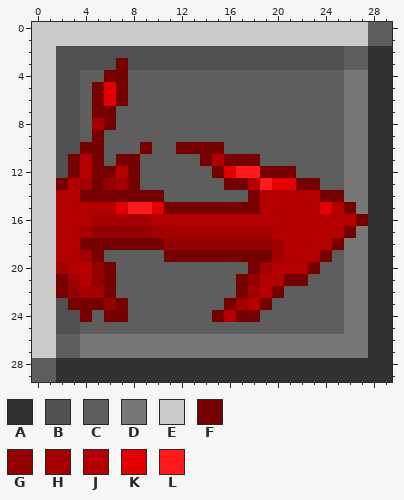
File history of a pixel-art sprite, Content/UI/CursedTechniqueMenu/Vessel/c2.png. That is the earlier state.
The file is 30x30 pixels. Colours within 5 levels of each other are drawn and written as one.
Palette (. is transparent): A #323232  B #505050  C #5e5e5e  D #777777  E #cbcbcb  F #740000  G #940101  H #a50000  J #b40000  K #e20000  L #ff1b1b
Pixels before, first column x 0:
 0 EEEEEEEEEEEEEEEEEEEEEEEEEEEECC
 1 EEEEEEEEEEEEEEEEEEEEEEEEEEEECC
 2 EEBBBBBBBBBBBBBBBBBBBBBBBBCCAA
 3 EEBBBBBFBBBBBBBBBBBBBBBBBBCCAA
 4 EEBBCCFFCCCCCCCCCCCCCCCCCCDDAA
 5 EEBBCFKFCCCCCCCCCCCCCCCCCCDDAA
 6 EEBBCFKFCCCCCCCCCCCCCCCCCCDDAA
 7 EEBBCFFCCCCCCCCCCCCCCCCCCCDDAA
 8 EEBBCHFCCCCCCCCCCCCCCCCCCCDDAA
 9 EEBBCFCCCCCCCCCCCCCCCCCCCCDDAA
10 EEBBFFCCCFCCFFFFCCCCCCCCCCDDAA
11 EEBFJFCFFCCCCCFJFFFCCCCCCCDDAA
12 EEBFJFFJFCCCCCCFKLLFFFCCCCDDAA
13 EEFJHFGHFCCCCCCCFFJLKKFFCCDDAA
14 EEJJFFFFFFFCCCCCCCFJJJJJFFDDAA
15 EEJJJJJKLLKFFFFFFFFJJJJJKJFDAA
16 EEJJJHHHHHJJJJJJJJJJJJJJJJJFAA
17 EEJJHGGGGGHHHHHHHHHHJJJJJJFDAA
18 EEJJFFFFFFFGGGGGGGGGHJJJJFDDAA
19 EEJJHFCCCCCFFFFFFFFFHJJJFCDDAA
20 EEHJJGFCCCCCCCCCCCFHJJJFCCDDAA
21 EEFHJGFCCCCCCCCCCFGJJFFCCCDDAA
22 EEFGHHFCCCCCCCCCCFHJFCCCCCDDAA
23 EEBFFFGFCCCCCCCCFHJFCCCCCCDDAA
24 EEBBFCFFCCCCCCCFJFFCCCCCCCDDAA
25 EEBBCCCCCCCCCCCCCCCCCCCCCCDDAA
26 EECCDDDDDDDDDDDDDDDDDDDDDDDDAA
27 EECCDDDDDDDDDDDDDDDDDDDDDDDDAA
28 CCAAAAAAAAAAAAAAAAAAAAAAAAAAAA
29 CCAAAAAAAAAAAAAAAAAAAAAAAAAAAA
After the commit:
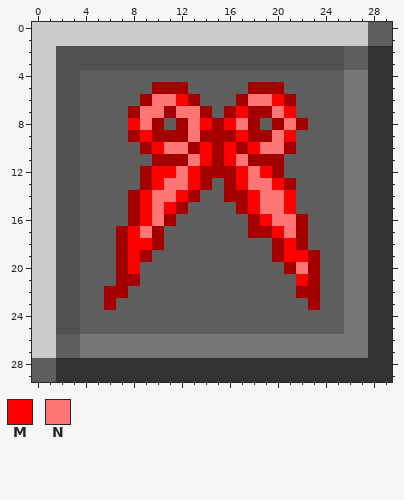
Colours new in this view: M #ff0000  N #ff7676
From old to new:
{"y":3,"x":7,"old":"F","new":"B"}
{"y":4,"x":6,"old":"FF","new":"CC"}
{"y":5,"x":5,"old":"FKF","new":"CCC"}
{"y":5,"x":10,"old":"CCC","new":"HHH"}
{"y":5,"x":18,"old":"CCC","new":"HHH"}
{"y":6,"x":5,"old":"FKF","new":"CCC"}
{"y":6,"x":9,"old":"CCCCC","new":"HNNMH"}
{"y":6,"x":17,"old":"CCCCC","new":"HNNMH"}
{"y":7,"x":5,"old":"FF","new":"CC"}
{"y":7,"x":8,"old":"CCCCCCC","new":"HNNHNNH"}
{"y":7,"x":16,"old":"CCCCCC","new":"HMHHNM"}
{"y":8,"x":5,"old":"HF","new":"CC"}
{"y":8,"x":8,"old":"CCC","new":"MNH"}
{"y":8,"x":12,"old":"CCCCCCC","new":"HNMHMNH"}
{"y":8,"x":20,"old":"CCC","new":"HNH"}
{"y":9,"x":5,"old":"F","new":"C"}
{"y":9,"x":8,"old":"CCCCCCCCCCCCCC","new":"HMHHHNHHHMHHNM"}
{"y":10,"x":4,"old":"FF","new":"CC"}
{"y":10,"x":9,"old":"FCCFFFFCCCCCC","new":"HMNNHMHMHMNNH"}
{"y":11,"x":3,"old":"FJF","new":"BCC"}
{"y":11,"x":7,"old":"FF","new":"CC"}
{"y":11,"x":10,"old":"CCCCFJFFFCC","new":"HHHNMHMNHHH"}
{"y":12,"x":3,"old":"FJFFJFCCCCCCFKLLFFF","new":"BCCCCCHMMNMHHHMNMHC"}
{"y":13,"x":2,"old":"FJHFGHFCCCCCC","new":"BBCCCCCHMNNMH"}
{"y":13,"x":16,"old":"FFJLKKFF","new":"HMNNMHCC"}
{"y":14,"x":2,"old":"JJFFFFFFFCCC","new":"BBCCCCHMNNMH"}
{"y":14,"x":16,"old":"CCFJJJJJFF","new":"HHMNNMCCCC"}
{"y":15,"x":2,"old":"JJJJJKLLKFFFFFFFFJJJJJKJF","new":"BBCCCCHMNMHCCCCHMNNMCCCCD"}
{"y":16,"x":2,"old":"JJJHHH","new":"BBCCCC"}
{"y":16,"x":9,"old":"HJJJJJJJJJJJJJJJJJF","new":"MNHCCCCCCHMNNHCCCDD"}
{"y":17,"x":2,"old":"JJHGGGGG","new":"BBCCCHMN"}
{"y":17,"x":11,"old":"HHHHHHH","new":"CCCCCCC"}
{"y":17,"x":20,"old":"JJJJJJF","new":"MNHCCCD"}
{"y":18,"x":2,"old":"JJFFFFFFFGGGGGGGGG","new":"BBCCCHMMHCCCCCCCCC"}
{"y":18,"x":21,"old":"JJJJF","new":"MHCCC"}
{"y":19,"x":2,"old":"JJHF","new":"BBCC"}
{"y":19,"x":7,"old":"CCC","new":"HMH"}
{"y":19,"x":11,"old":"FFFFFFFFF","new":"CCCCCCCCC"}
{"y":19,"x":21,"old":"JJJF","new":"MMHC"}
{"y":20,"x":2,"old":"HJJGFCC","new":"BBCCCHM"}
{"y":20,"x":18,"old":"FHJJJF","new":"CCCHNH"}
{"y":21,"x":2,"old":"FHJGFCC","new":"BBCCCHH"}
{"y":21,"x":17,"old":"FGJJFFC","new":"CCCCCMH"}
{"y":22,"x":2,"old":"FGHHFC","new":"BBCCHH"}
{"y":22,"x":17,"old":"FHJF","new":"CCCC"}
{"y":22,"x":22,"old":"CC","new":"HH"}
{"y":23,"x":3,"old":"FFFGF","new":"BCCHC"}
{"y":23,"x":16,"old":"FHJF","new":"CCCC"}
{"y":23,"x":23,"old":"C","new":"H"}
{"y":24,"x":4,"old":"F","new":"C"}
{"y":24,"x":6,"old":"FF","new":"CC"}
{"y":24,"x":15,"old":"FJFF","new":"CCCC"}
